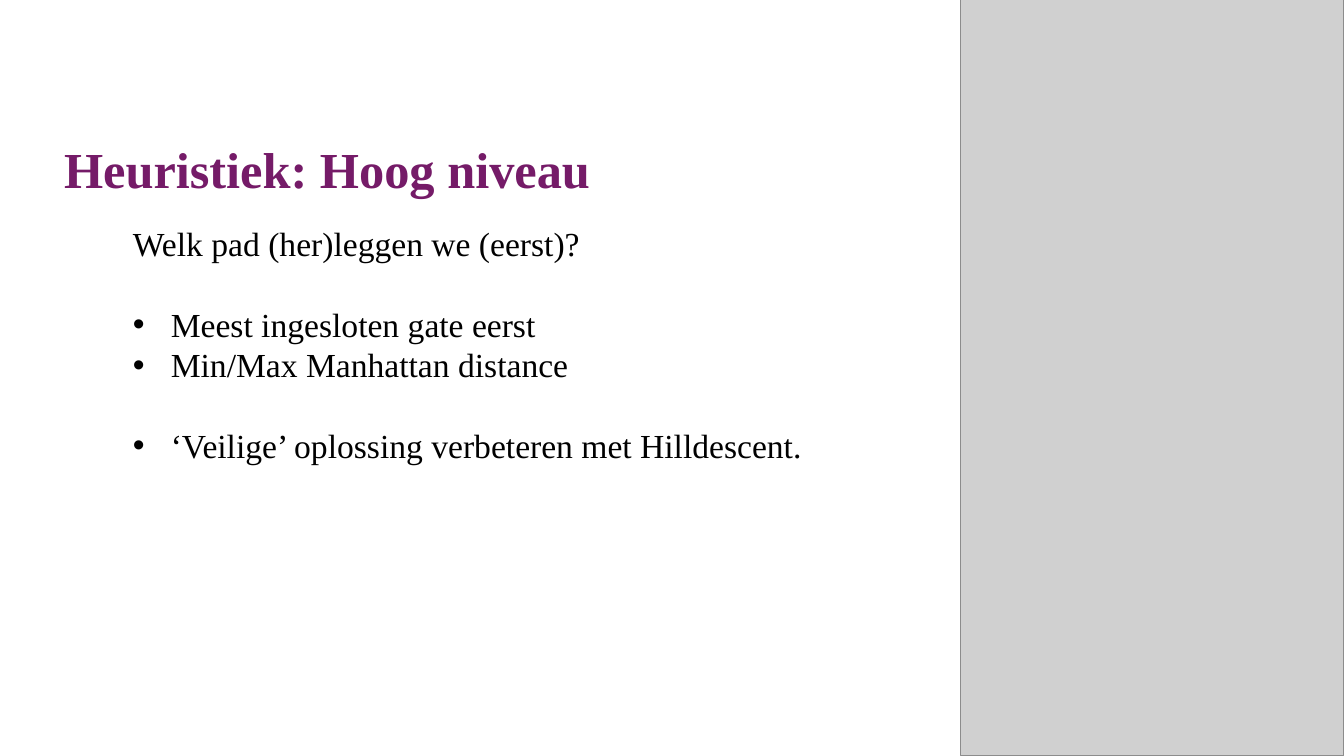
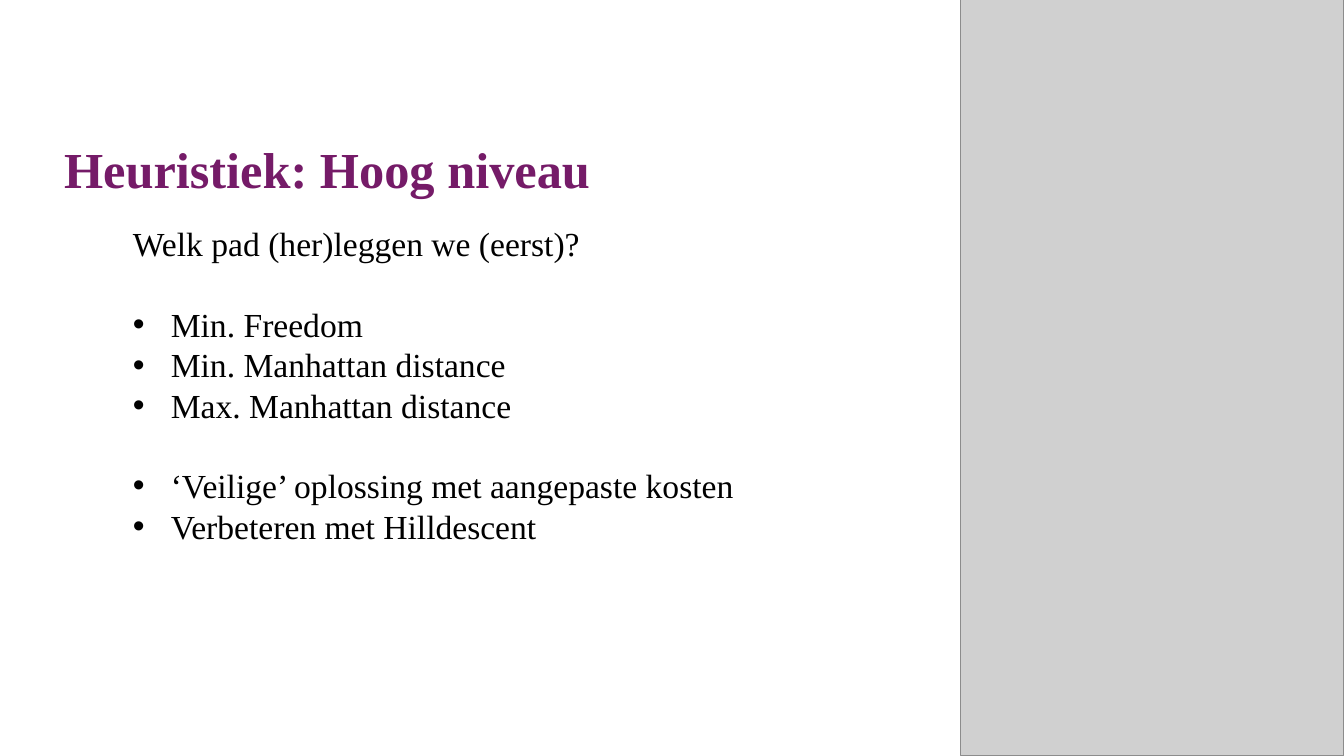
Before and after one commit to lisaeindhoven/chips-and-circuits, a slide deck: slide 19 of docs/Schutte_Eindhoven_vdLaan_C&C.pptx (slide 18 before the commit). Drawn at 1344x756 pixels with LibreOffice and Linux fonts; fonts in the diff are those of the drawing; grey boxes stand for pictures; background and template pictures are left out. Boxes give left, top, right and bottom in pixels: in the first picture for what was removed or moved away, otherwise in the second. Text is boxed around its words. In the diff, an @@ line names an element or a change of style, - is before the commit and + after.

```diff
--- a/docs/Schutte_Eindhoven_vdLaan_C&C.pptx
+++ b/docs/Schutte_Eindhoven_vdLaan_C&C.pptx
@@ text at (x1=171, y1=313, x2=734, y2=540): text changed @@
-    • Meest ingesloten gate eerst
-    • Min/Max Manhattan distance
-    • ‘Veilige’ oplossing verbeteren met Hilldescent.
+    • Min. Freedom
+    • Min. Manhattan distance
+    • Max. Manhattan distance
+    • ‘Veilige’ oplossing met aangepaste kosten
+    • Verbeteren met Hilldescent
```
Also in this commit, not shown: 10 other slides changed, 3 slides added.
